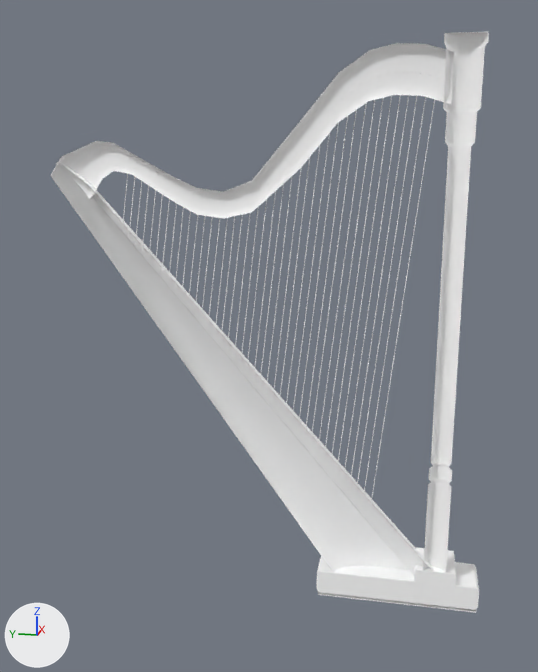
One commit to the glTF model static/Harp/harp.gltf: the scene before it, then after it.
Both versions are drawn from a 50 mm lens placed at (-13.88, -2.52, 9.59), pointed at (0.92, 0.44, 5.89). Arrows for +X, +Y and +Z are at lower left; the lights stay in place. Where no turn or scale is listed for an object, it has been applied to the vertices. Vertices at the same position are counted once.

The first picture shows 'Base', 'Pezzo curvo', 'Pezzo obliquo', 'Ropes'.
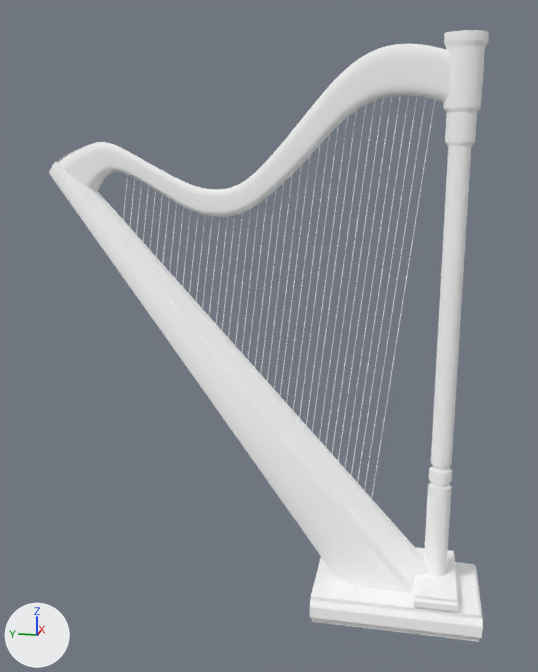
Changed parts and their boxes [x1, y1, x2, y2] in the pictures (538 x 672 px):
'Pezzo obliquo', reshaped: before [50, 162, 440, 579]; after [49, 161, 430, 592]
'Base', reshaped: before [317, 32, 489, 613]; after [310, 30, 489, 642]
'Pezzo curvo', reshaped: before [56, 43, 454, 219]; after [58, 44, 451, 217]
part 2 of me_cube_001, added: after [49, 161, 430, 592]
part 3 of me_cube, built on: before [444, 32, 484, 43]; after [310, 30, 489, 642]

What the commit changed:
me_cylinder is used by ob_pezzo_curvo; location (0.9, -0.43, 13.21).
me_cylinder had 272 vertices, 480 faces and spanned x -0.06..0.16, y -2.57..5.36, z -4.91..-1.66.
me_cylinder now has 7926 vertices, 15360 faces and spans x -0.15..0.15, y -2.57..5.36, z -4.88..-1.68.
me_cylinder part 1: 3 vertices moved within x 0.08..0.13, y -2.57..4.76, z -3.69..-2.44; 250 vertices removed from x -0.06..0.16, y -2.57..5.36, z -4.91..-1.66; 7904 vertices added at x -0.15..0.15, y -2.57..5.36, z -4.88..-1.68.
me_cube_001 is used by ob_pezzo_obliquo; location (0.9, -1.3, 4.99).
me_cube_001 had 37 vertices, 50 faces and spanned x -0.01..0.44, y -2.12..6.4, z -4.4..4.43.
me_cube_001 now has 72 vertices, 100 faces and spans x -0.44..0.44, y -2.12..6.4, z -4.4..4.43.
Part 2, on me_cube_001:
35 vertices are added at x -0.44..0.01, y -2.12..6.4, z -4.4..4.42.
50 new faces join them.
me_cube is used by ob_base; location (0.9, 0.0, 5.79).
me_cube had 352 vertices, 639 faces and spanned x -0.01..1.07, y -4.13..-0.64, z -5.79..5.91.
me_cube now has 612 vertices, 1209 faces and spans x -1.07..1.07, y -4.13..-0.64, z -5.79..5.91.
me_cube part 3: 1 vertex moved within x 0.0, y -2.8, z 5.91; 1 vertex removed from x -0.01, y -2.8, z 5.91; 261 vertices added at x -1.07..0.0, y -4.13..-0.64, z -5.79..5.91.
